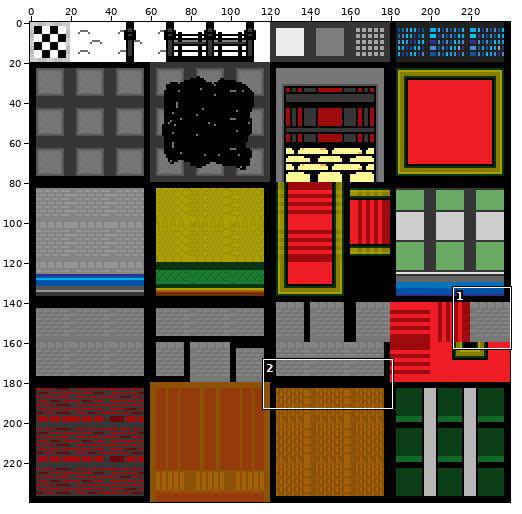
Sprite sheet, stored at tilesets/tilesFacility/output_tileset.png. The picture above shows the old version from afar; the outline marks the close-up.
Close-up. Before the commit:
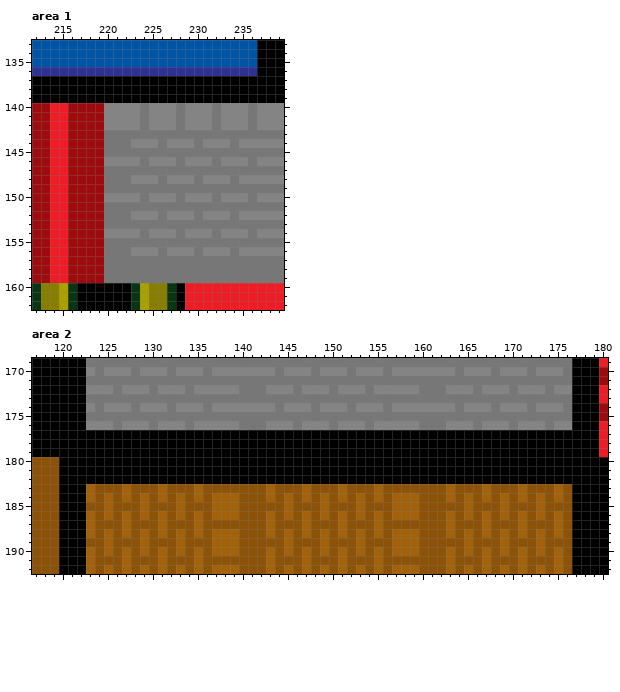
The file is 240x240 pixels. Colours within 5 levels of each other are drawn and written as one. Shown: area 1: x 212..239, y 133..162; area 2: x 117..180, y 169..192.
After the commit:
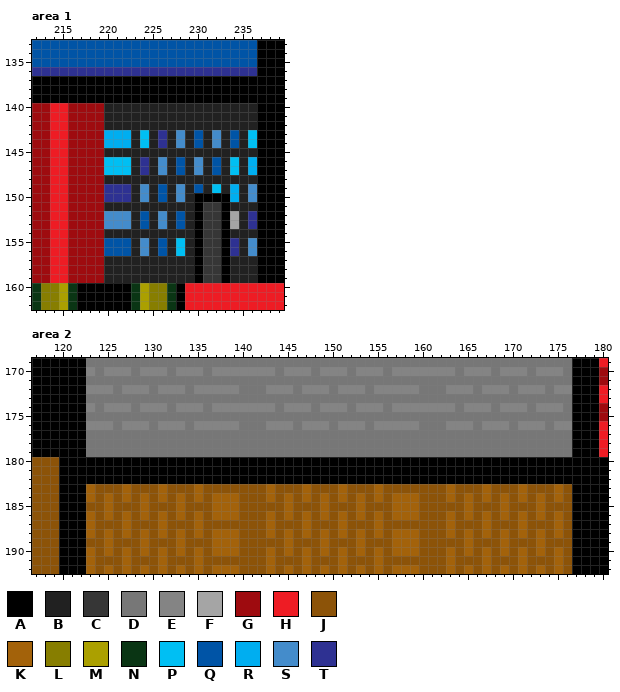
Palette (. is transparent): A #000000  B #212121  C #363636  D #777777  E #848484  F #a5a5a5  G #9e0b0f  H #ee1c24  J #8c5308  K #a3620a  L #877e00  M #aba000  N #0a3514  P #00bff3  Q #0054a6  R #00aef0  S #448ccb  T #2e3192
Changes in this commit:
Changed rows in their new state; - is an unchanged pixel.
Area 1:
first column x 220:
140 BBBBBBBBBBBBBBBBBAAA
141 BBBBBBBBBBBBBBBBBAAA
142 BBBBBBBBBBBBBBBBBAAA
143 RRRBPBTBSBQBSBQBPAAA
144 RRRBPBTBSBQBSBQBPAAA
145 BBBBBBBBBBBBBBBBBAAA
146 PPPBTBSBQBSBQBPBRAAA
147 PPPBTBSBQBSBQBPBRAAA
148 BBBBBBBBBBBBBBBBBAAA
149 TTTBSBQBSBQBPBRBSAAA
150 TTTBSBQBSBAAAARBSAAA
151 BBBBBBBBBBACCABBBAAA
152 SSSBQBSBQBACCAFBTAAA
153 SSSBQBSBQBACCAFBTAAA
154 BBBBBBBBBBACCABBBAAA
155 QQQBSBQBPBACCATBSAAA
156 QQQBSBQBPBACCATBSAAA
157 BBBBBBBBBBACCABBBAAA
158 BBBBBBBBBBACCABBBAAA
159 BBBBBBBBBBACCABBBAAA
Area 2:
first column x 123:
177 DDDDDDDDDDDDDDDDDDDDDDDDDDDDDDDDDDDDDDDDDDDDDDDDDDDDDD
178 DDDDDDDDDDDDDDDDDDDDDDDDDDDDDDDDDDDDDDDDDDDDDDDDDDDDDD
179 DDDDDDDDDDDDDDDDDDDDDDDDDDDDDDDDDDDDDDDDDDDDDDDDDDDDDD
Where, in picture pixels (left, top, right, bottom), the same in both close-ups:
changed: (104, 103, 284, 283)
changed: (86, 430, 572, 457)
